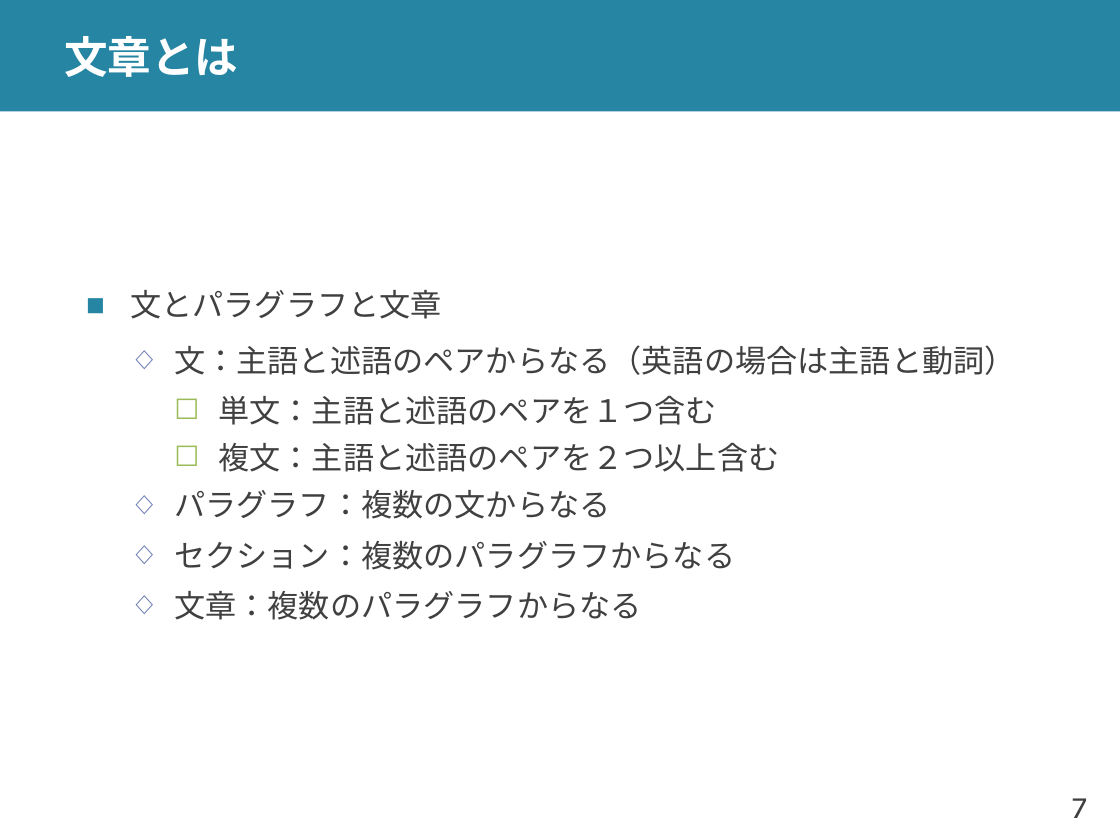
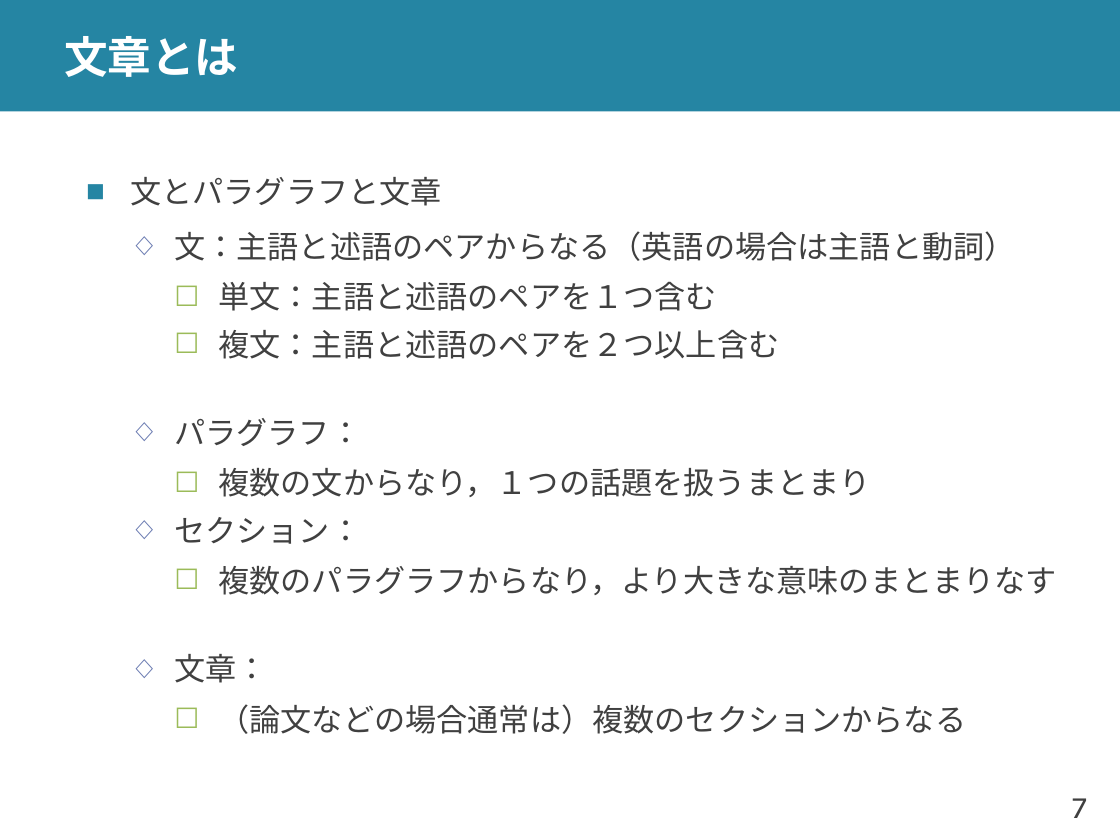
Before and after one commit to shioya-lab/how-to, a slide deck: slide 7 of writing.pptx. Drawn at 1120x840 pixels with LibreOffice and Linux fonts; fonts in the diff are those of the drawing. Boxes give left, top, right and bottom in pixels: in the first picture for what was removed or moved away, otherwise in the second. Text is boxed around its words. In the diff, an @@ line names an element or a change of style, - is before the commit and + after.

Commit message:
文章の書き方 v3 を追加

```diff
--- a/writing.pptx
+++ b/writing.pptx
@@ text at (174,418,1057,734): text changed @@
-  ◇ パラグラフ：複数の文からなる
-  ◇ セクション：複数のパラグラフからなる
-  ◇ 文章：複数のパラグラフからなる
+  ◇ パラグラフ：
+    ☐ 複数の文からなり，１つの話題を扱うまとまり
+  ◇ セクション：
+    ☐ 複数のパラグラフからなり，より大きな意味のまとまりなす
+  ◇ 文章：
+    ☐ （論文などの場合通常は）複数のセクションからなる
```
Also in this commit, not shown: 19 other slides changed, 9 slides added, 1 slide removed, 2 other files.
